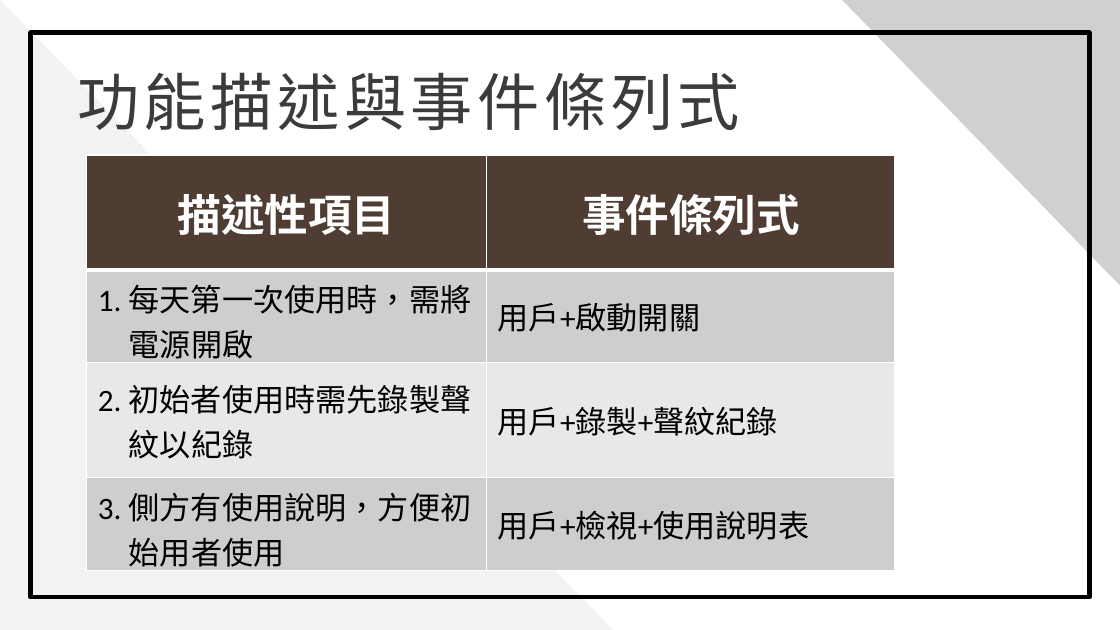
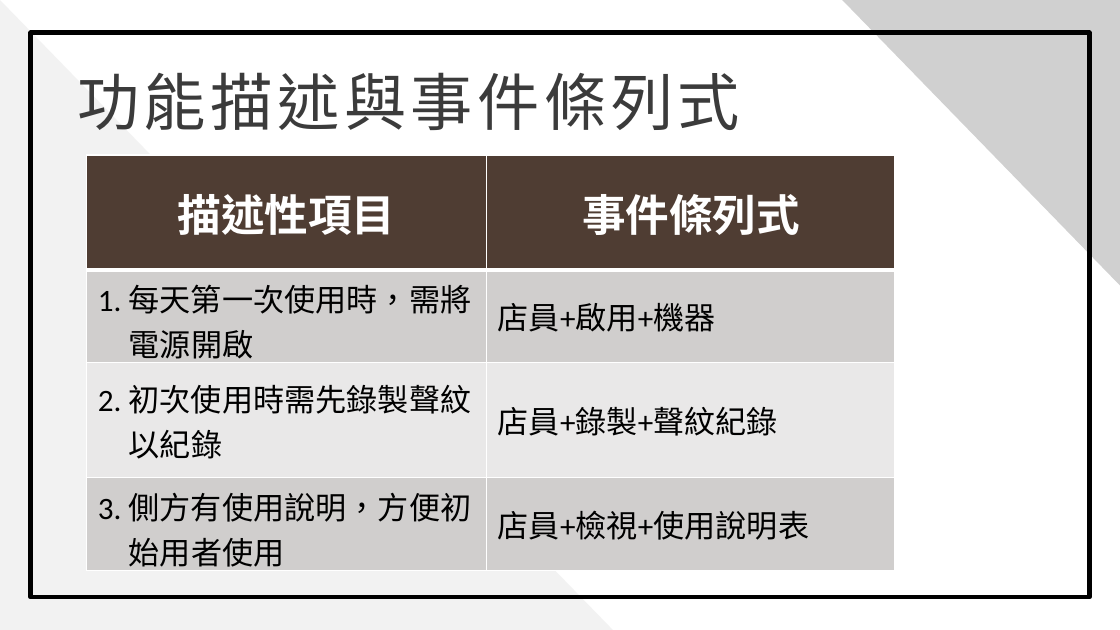
Before and after one commit to 0451030/108_SE_Team8, a slide deck: slide 5 of 軟體工程_期中報告.pptx. Drawn at 1120x630 pixels with LibreOffice and Linux fonts; fonts in the diff are those of the drawing; grey boxes stand for pictures; background and template pictures are left out. Boxes give left, top, right and bottom in pixels: in the first picture for what was removed or moved away, otherwise in the second. Text is boxed around its words. In the diff, an @@ line names an element or a change of style, - is before the commit and + after.

```diff
--- a/軟體工程_期中報告.pptx
+++ b/軟體工程_期中報告.pptx
@@ table at box(86, 155, 895, 575) @@
-row 2, column 2: 用戶+啟動開關
+row 2, column 2: 店員+啟用+機器
-row 3, column 1: 2. 初始者使用時需先錄製聲紋以紀錄
+row 3, column 1: 2. 初次使用時需先錄製聲紋以紀錄
-row 3, column 2: 用戶+錄製+聲紋紀錄
+row 3, column 2: 店員+錄製+聲紋紀錄
-row 4, column 2: 用戶+檢視+使用說明表
+row 4, column 2: 店員+檢視+使用說明表
```
Also in this commit, not shown: 6 other slides changed, 11 slides added, 1 slide removed.
